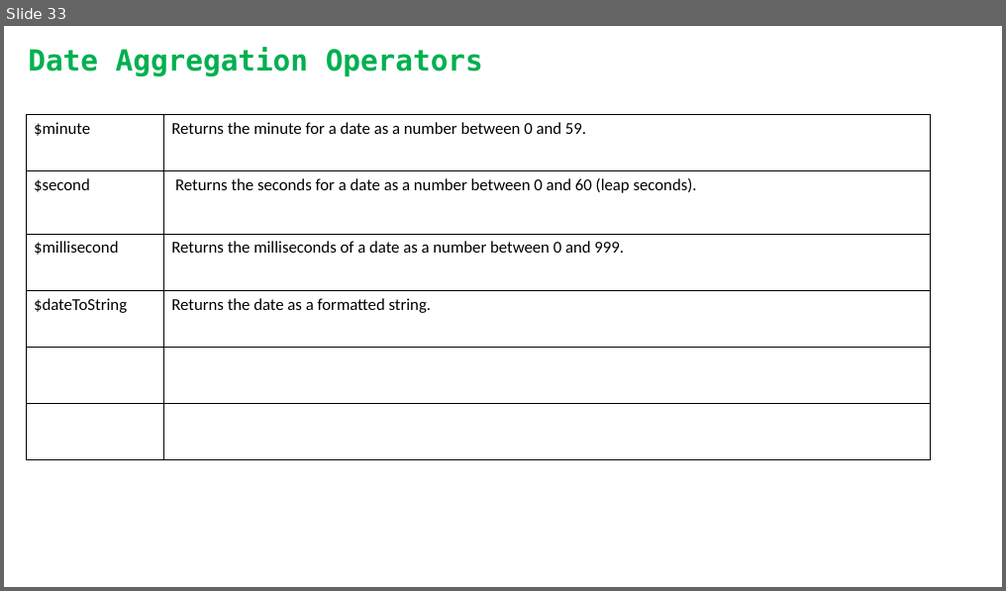
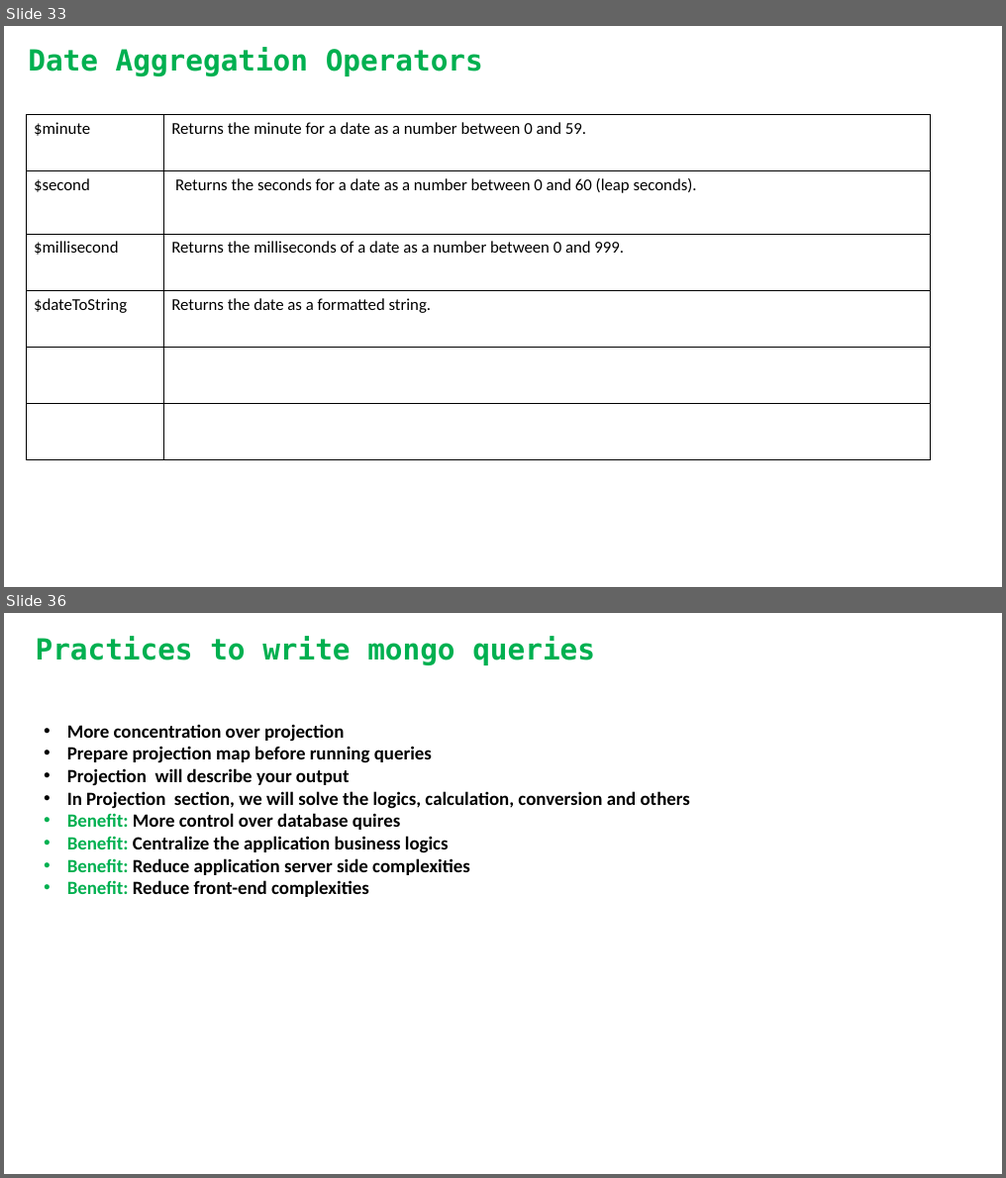
Before and after one commit to rupomsoft/MERN-STACK-Series, a slide deck: Mongo-Advance/Master.pptx. Shown one above the other, each under a label of ours: slide 33 before the commit, slides 33 and 36 after it; the slides between them are not shown. The pictures are 1006x591 and 1006x1178 pixels, drawn with LibreOffice and Linux fonts; fonts in the diff are those of the drawing; background and template pictures are left out. Boxes give left, top, right and bottom in pixels: in the first picture for what was removed or moved away, otherwise in the second. Text is boxed around its words. In the diff, an @@ line names an element or a change of style, - is before the commit and + after.

```diff
--- a/Mongo-Advance/Master.pptx
+++ b/Mongo-Advance/Master.pptx
@@ slide 36 added at (4, 613, 1002, 1174), background picture (left out) @@
@@ text added at (36, 636, 595, 665), 28 pt, text #00B050, bold @@
+Practices to write mongo queries
@@ text added at (67, 724, 690, 897), 18 pt, text #000000, bold @@
+• More concentration over projection
+• Prepare projection map before running queries
+• Projection will describe your output
+• In Projection section, we will solve the logics, calculation, conversion and others
+• Benefit: More control over database quires
+• Benefit: Centralize the application business logics
+• Benefit: Reduce application server side complexities
+• Benefit: Reduce front-end complexities
@@ text added at (605, 943, 798, 996), 36 pt, text #FFFFFF, bold @@
+Master
```
Also in this commit, not shown: 4 other slides added, 4 other files.
